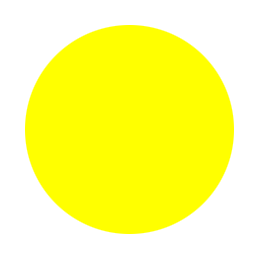
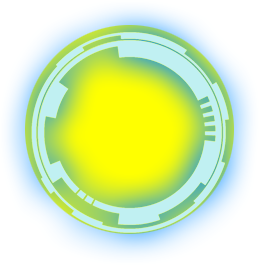
Comparing the layer stacks of the two w=259, h=265 images. Changes:
showed "圖層 1" over box(2, 2, 257, 263)
